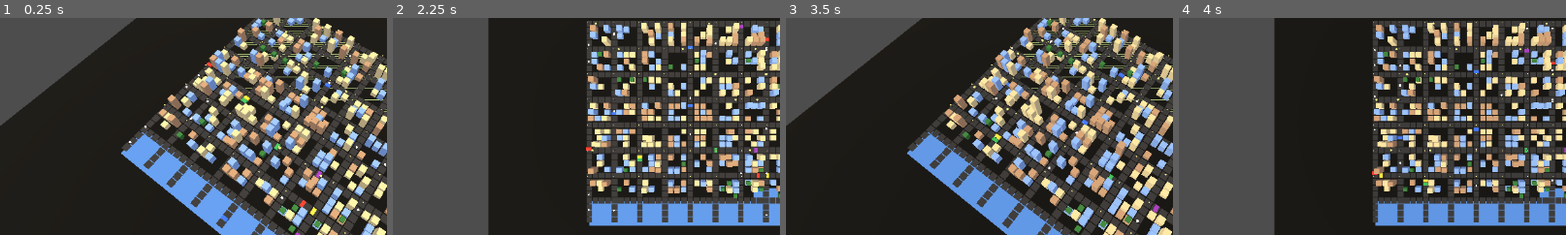
Above: before the commit, frames 1-4 (left to right).
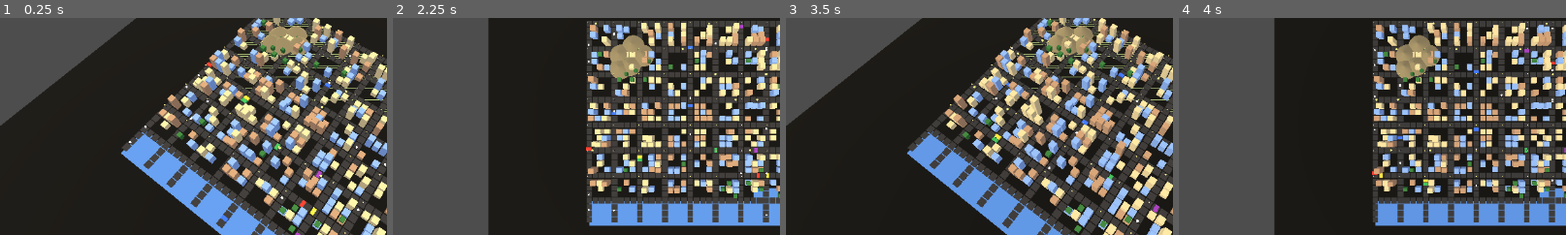
Above: after the commit, the same moments.

Repository: Fedgerick/syndicatecity-2d
Game: Godot game, scene res://main.tscn
Same seed, same stepped clock (60 frames per second), same inputs: the game is played once before the commit and once after it.
Inputs (mouse positions are % of the whole screen's width and height, from its top left):
- Up to frame 1 (0.25 s): no input
- Up to frame 2 (2.25 s): tap Enter at 0.5, 2 s; move the mouse to (72, 45) at 0.52 s; tap T at 0.6, 1.35, 2.1 s; click (72, 45) at 0.67 s; tap Space at 1.25 s; move the mouse to (30, 55) at 1.27 s; click (30, 55) at 1.42 s; move the mouse to (60, 28) at 2.02 s; click (60, 28) at 2.17 s
- Up to frame 3 (3.5 s): tap Space at 2.75 s; move the mouse to (45, 70) at 2.77 s; tap T at 2.85 s; click (45, 70) at 2.92 s
- Up to frame 4 (4 s): move the mouse to (80, 65) at 3.52 s; tap T at 3.6 s; click (80, 65) at 3.67 s
The pictures show only the part of the screen within x 12-62%, y 25-75%; the shares and areas given below are measured in that part.

The runs differ from the first frame. In frame 1, 1.1% of the frame differs, in the area x 67-80%, y 3-18%; in frame 2, 1.4%; in frame 3, 1.0%; in frame 4, 1.4%, in the area x 56-68%, y 7-29%.

Commit message:
city: hills with trees in upper-left corner

Diff:
--- a/main.gd
+++ b/main.gd
@@ -29,6 +29,7 @@
 	buildings_root = Node3D.new()
 	add_child(buildings_root)
 	_build_ground()
+	_build_hills()
 	_build_water()
 	_build_traffic()
 	_build_cars()
@@ -539,3 +540,29 @@
 			# rotate so car's long axis aligns with motion
 			if car.get_meta("is_vert"):
 				car.rotate_object_local(Vector3(0, 1, 0), PI / 2)
+
+func _build_hills() -> void:
+	# A small hill cluster in the upper-left corner
+	var hill_positions := [
+		Vector3(-22, 0, -22),
+		Vector3(-18, 0, -25),
+		Vector3(-15, 0, -22),
+		Vector3(-22, 0, -18),
+		Vector3(-19, 0, -19),
+	]
+	for p in hill_positions:
+		var cone := MeshInstance3D.new()
+		var mesh := CylinderMesh.new()
+		mesh.top_radius = 0.0
+		mesh.bottom_radius = 3.5
+		mesh.height = 4.0
+		cone.mesh = mesh
+		var mat := StandardMaterial3D.new()
+		mat.albedo_color = Color(0.55, 0.50, 0.35)
+		cone.material_override = mat
+		cone.position = p + Vector3(0, 2.0, 0)
+		add_child(cone)
+	# Add some trees on the hill sides
+	for p in hill_positions:
+		add_child(_make_box(Vector3(0.3, 0.8, 0.3), p + Vector3(2, 0.4, 2), Color(0.40, 0.25, 0.15)))
+		add_child(_make_box(Vector3(1.0, 1.2, 1.0), p + Vector3(2, 1.4, 2), Color(0.18, 0.40, 0.18)))
Binary file added: screenshots/step14_hills.png
